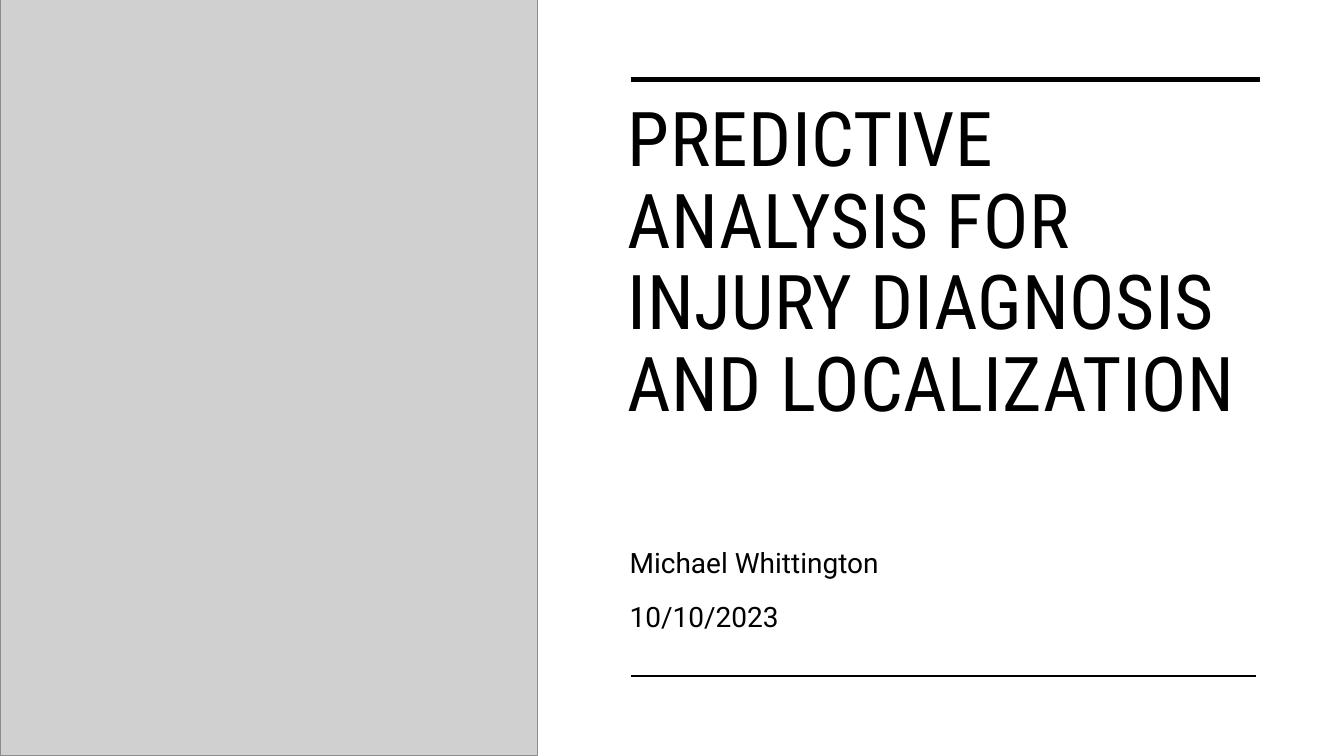
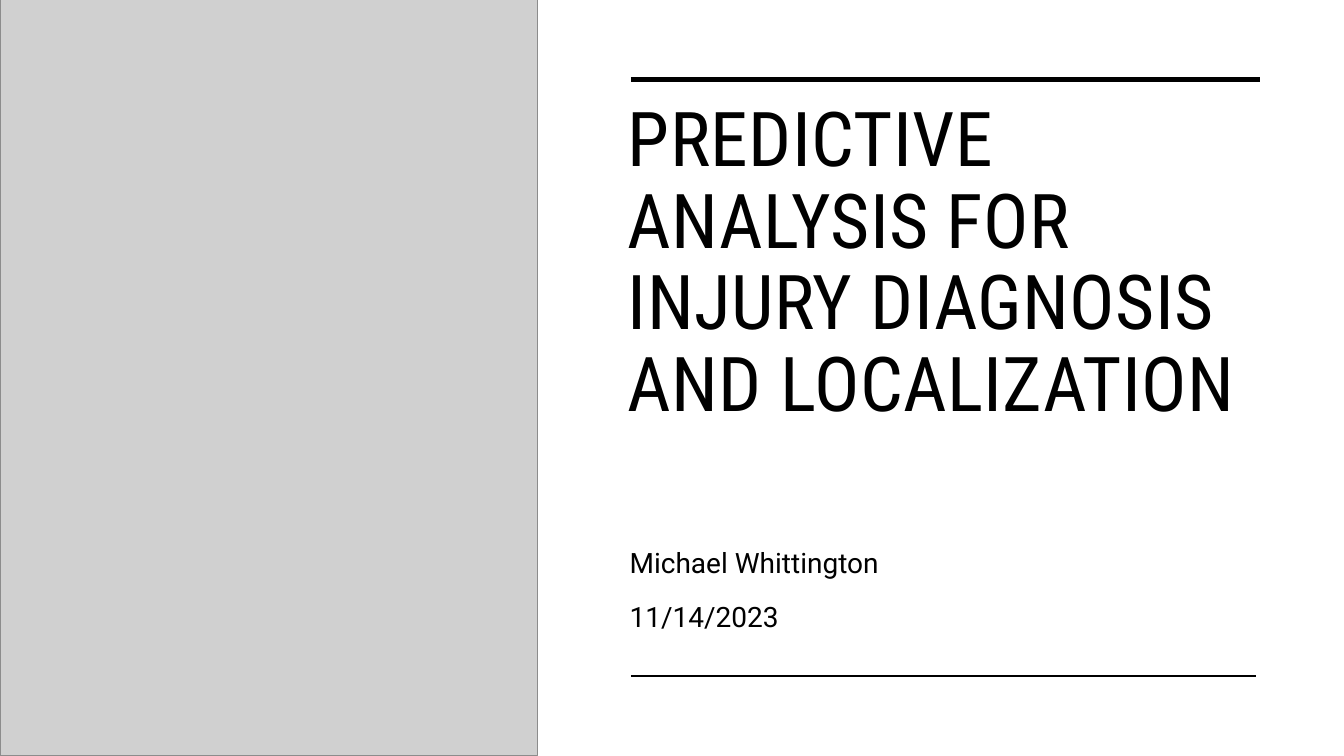
Before and after one commit to DATA-606-2023-FALL-TUESDAY/Whittington_Michael, a slide deck: slide 1 of docs/Final_Presentation - Predictive Analysis for Injury Diagnosis and Localization.pptx. Drawn at 1344x756 pixels with LibreOffice and Linux fonts; fonts in the diff are those of the drawing; grey boxes stand for pictures. Boxes give left, top, right and bottom in pixels: in the first picture for what was removed or moved away, otherwise in the second. Text is boxed around its words. In the diff, an @@ line names an element or a change of style, - is before the commit and + after.

```diff
--- a/docs/Final_Presentation - Predictive Analysis for Injury Diagnosis and Localization.pptx
+++ b/docs/Final_Presentation - Predictive Analysis for Injury Diagnosis and Localization.pptx
@@ subtitle at [630,606,779,629]: text changed @@
-10/10/2023
+11/14/2023
```
Also in this commit, not shown: 2 other slides changed, 7 slides added, 4 slides removed.
